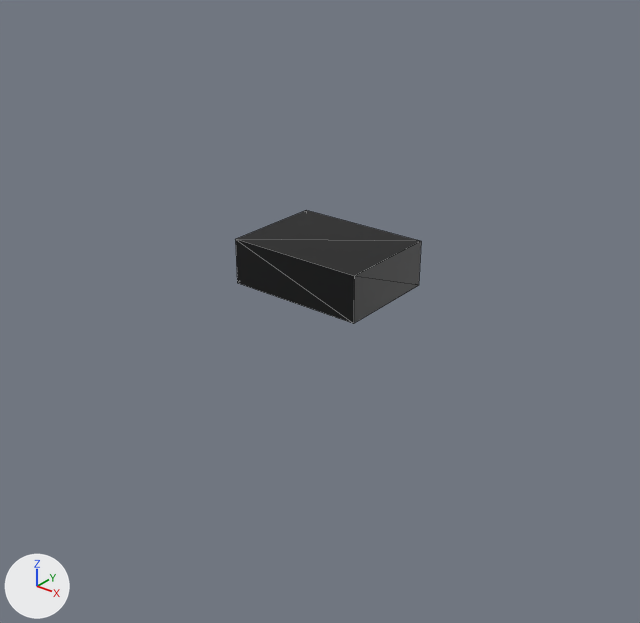
The glTF model src/view/assets/Robot.glb, before and after one commit.
Rendered twice from a camera (50 mm lens) standing at (2.76, -3.52, 1.87) and looking at (0.04, -0.12, -0.24). Arrows for +X, +Y and +Z are at lower left; the lights stay in place. Mesh edges are drawn as thin lines.

Objects in the first picture: 'Robot'.
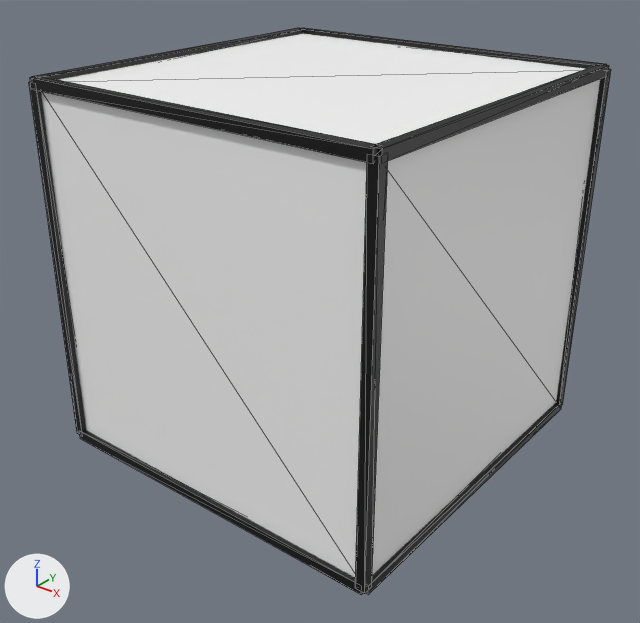
Edits to the bpy script that builds the scene:
```text
Change mat_material:
    mat_material.texture: img_material_base_color -> img_material_base_color_006
Change ob_robot:
    ob_robot.scale: (0.4, 0.3, 0.13) -> (1.0, 1.0, 1.0)
Add ob_robot_012:
    ob_robot_012 = bpy.data.objects.new('Robot.012', me_cube_012)  # a box spanning x -1.0..1.0, y -1.0..1.0, z -1.0..1.0; in mat_material_012 (picture img_material_base_color_005)
    ob_robot_012.location = (1.0, 1.0, 0.0)
    ob_robot_012.rotation_euler = (1.568, -0.00289, -1.571)  # degrees (90, -0.2, -90)
    ob_robot_012.scale = (-0.0266, -1.0, -0.0266)
Add ob_robot_010:
    ob_robot_010 = bpy.data.objects.new('Robot.010', me_cube_010)  # a box spanning x -1.0..1.0, y -1.0..1.0, z -1.0..1.0; in mat_material_010 (picture img_material_base_color_003)
    ob_robot_010.location = (-1.0, -1.0, 0.0)
    ob_robot_010.rotation_euler = (1.568, -0.00289, -1.571)  # degrees (90, -0.2, -90)
    ob_robot_010.scale = (-0.0266, -1.0, -0.0266)
Add ob_robot_009:
    ob_robot_009 = bpy.data.objects.new('Robot.009', me_cube_009)  # a box spanning x -1.0..1.0, y -1.0..1.0, z -1.0..1.0; in mat_material_009 (picture img_material_base_color_001)
    ob_robot_009.location = (1.0, -1.0, 0.0)
    ob_robot_009.rotation_euler = (1.568, -0.00289, -1.571)  # degrees (90, -0.2, -90)
    ob_robot_009.scale = (-0.0266, -1.0, -0.0266)
Add ob_robot_008:
    ob_robot_008 = bpy.data.objects.new('Robot.008', me_cube_008)  # a box spanning x -1.0..1.0, y -1.0..1.0, z -1.0..1.0; in mat_material_008 (picture img_material_base_color_001)
    ob_robot_008.location = (0.0, -1.0, 1.0)
    ob_robot_008.rotation_euler = (0.0, 0.0, -1.568)  # degrees (0, 0, -90)
    ob_robot_008.scale = (-0.0266, -1.0, -0.0266)
Add ob_robot_007:
    ob_robot_007 = bpy.data.objects.new('Robot.007', me_cube_007)  # a box spanning x -1.0..1.0, y -1.0..1.0, z -1.0..1.0; in mat_material_007 (picture img_material_base_color_002)
    ob_robot_007.location = (0.0, -1.0, -1.0)
    ob_robot_007.rotation_euler = (0.0, 0.0, -1.568)  # degrees (0, 0, -90)
    ob_robot_007.scale = (-0.0266, -1.0, -0.0266)
Add ob_robot_005:
    ob_robot_005 = bpy.data.objects.new('Robot.005', me_cube_005)  # a box spanning x -1.0..1.0, y -1.0..1.0, z -1.0..1.0; in mat_material_005 (picture img_material_base_color_001)
    ob_robot_005.location = (0.0, 1.0, 1.0)
    ob_robot_005.rotation_euler = (0.0, 0.0, -1.568)  # degrees (0, 0, -90)
    ob_robot_005.scale = (-0.0266, -1.0, -0.0266)
Add ob_robot_004:
    ob_robot_004 = bpy.data.objects.new('Robot.004', me_cube_004)  # a box spanning x -1.0..1.0, y -1.0..1.0, z -1.0..1.0; in mat_material_004 (picture img_material_base_color_001)
    ob_robot_004.location = (-1.0, 0.0, 1.0)
    ob_robot_004.scale = (-0.0266, -1.0, -0.0266)
Add ob_robot_003:
    ob_robot_003 = bpy.data.objects.new('Robot.003', me_cube_003)  # a box spanning x -1.0..1.0, y -1.0..1.0, z -1.0..1.0; in mat_material_003 (picture img_material_base_color_001)
    ob_robot_003.location = (-1.0, 0.0, -1.0)
    ob_robot_003.scale = (-0.0266, -1.0, -0.0266)
Add ob_robot_002:
    ob_robot_002 = bpy.data.objects.new('Robot.002', me_cube_002)  # a box spanning x -1.0..1.0, y -1.0..1.0, z -1.0..1.0; in mat_material_002 (picture img_material_base_color_001)
    ob_robot_002.location = (1.0, 0.0, -1.0)
    ob_robot_002.scale = (-0.0266, -1.0, -0.0266)
Add ob_robot_001:
    ob_robot_001 = bpy.data.objects.new('Robot.001', me_cube_001)  # a box spanning x -1.0..1.0, y -1.0..1.0, z -1.0..1.0; in mat_material_001 (picture img_material_base_color)
    ob_robot_001.location = (1.0, 0.0, 1.0)
    ob_robot_001.scale = (-0.0266, -1.0, -0.0266)
```

Where the change shows, as pixel boxes (x1, y1, x2, y2) in the pictures (640 x 623 px):
'Robot', surface changed, rescaled (201% wider, 373% taller): before (236, 210, 421, 324); after (41, 34, 600, 577)
'Robot.009', added (black): after (355, 153, 388, 594)
'Robot.008', added (black): after (30, 76, 377, 162)
'Robot.001', added (black): after (371, 64, 609, 161)
'Robot.010', added: after (29, 82, 86, 437)
'Robot.007', added (black): after (79, 431, 363, 595)
'Robot.012', added: after (556, 69, 611, 405)
'Robot.002', added: after (366, 402, 562, 595)
'Robot.005', added: after (300, 28, 607, 69)
'Robot.004', added (black): after (32, 28, 305, 80)
